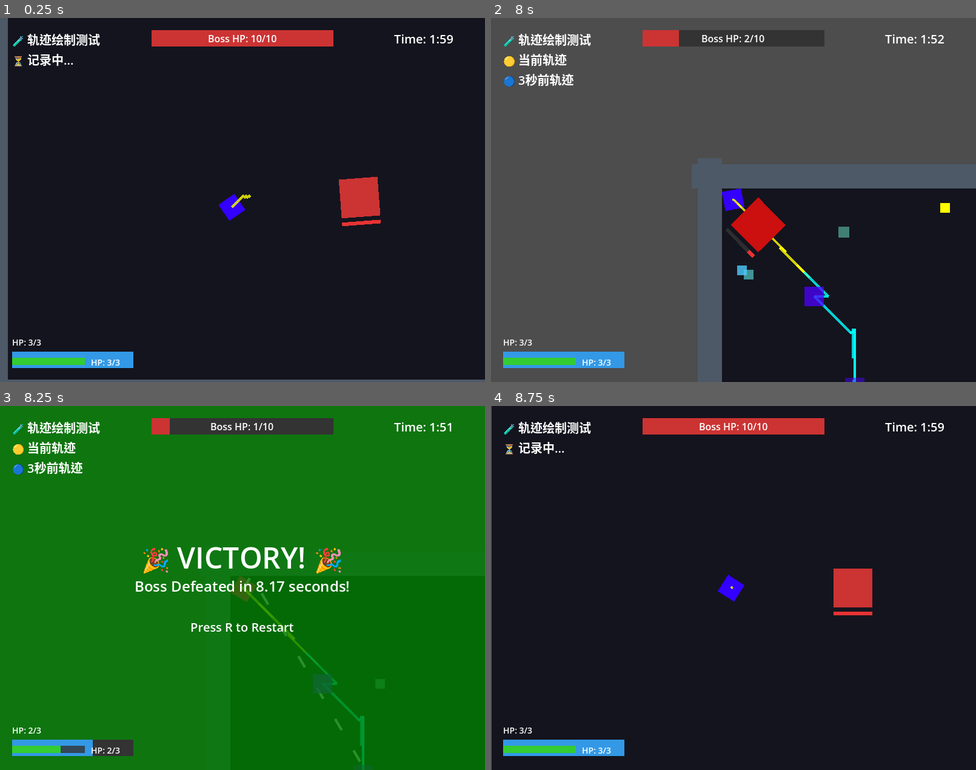
Above: before the commit, frames 1-4 (two rows, left to right).
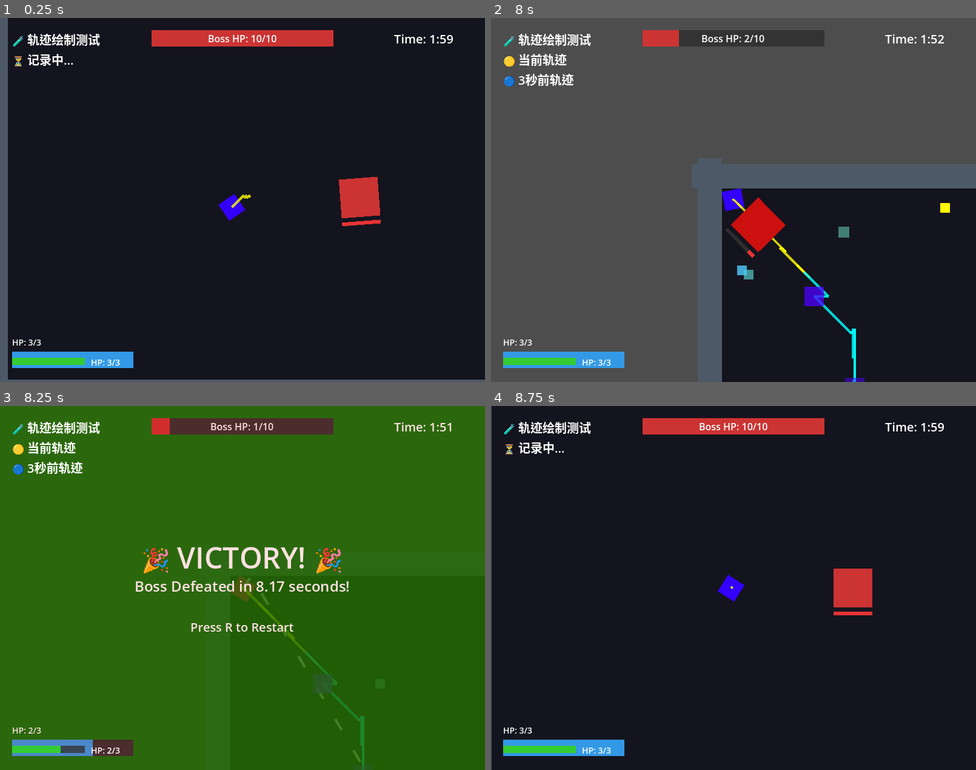
Above: after the commit, the same moments.

Repository: sdotyxz/temporal-echo
Game: Godot game, scene res://scenes/game.tscn
Two runs of this game, one before a commit and one after it. Both use one fixed random seed, a clock stepped at 60 frames per second and the inputs below.
Inputs (mouse positions are in pixels of both pictures, inside the frame that each line leads up to):
- Up to frame 1 (0.25 s): no input
- Up to frame 2 (8 s): move the mouse to (840, 181) at 0.52 s; hold D (move_right) 0.53-1.28 s; right-click (840, 181) at 0.6 s; move the mouse to (636, 218) at 1.27 s; hold S (move_down) 1.28-2.03 s; click (636, 218) at 1.35 s; move the mouse to (782, 119) at 2.02 s; hold D (move_right) 2.03-2.78 s; right-click (782, 119) at 2.1 s; move the mouse to (709, 272) at 2.77 s; hold W (move_up) 2.78-3.53 s; click (709, 272) at 2.85 s; move the mouse to (879, 254) at 3.52 s; hold A (move_left) 3.53-5.03 s; right-click (879, 254) at 3.6 s; move the mouse to (588, 145) at 4.27 s; click (588, 145) at 4.35 s; move the mouse to (757, 200) at 5.02 s; hold S (move_down) 5.03-5.78 s; right-click (757, 200) at 5.1 s; move the mouse to (660, 109) at 5.77 s; hold D (move_right) 5.78-6.53 s; click (660, 109) at 5.85 s; move the mouse to (840, 181) at 6.52 s; hold W (move_up) 6.53-7.28 s; right-click (840, 181) at 6.6 s; move the mouse to (636, 218) at 7.27 s; hold D (move_right) from 7.28 s (still down); click (636, 218) at 7.35 s
- Up to frame 3 (8.25 s): move the mouse to (291, 507) at 8.02 s; release D (move_right) at 8.03 s; hold S (move_down) from 8.03 s (still down); right-click (291, 507) at 8.1 s
- Up to frame 4 (8.75 s): keep holding S (move_down)

Frames 1-2 are identical in both runs. In frame 3, 96% of the frame differs, in the area x 0-100%, y 0-100%; in frame 4, nothing differs.

Commit message:
feat(4.2): 实现屏幕效果
- 双重命中时屏幕震动 (0.2秒, 2px)
- 玩家受伤时红色全屏闪烁
- GameManager添加屏幕效果管理
- 相机偏移震动实现

Diff:
--- a/src/boss.gd
+++ b/src/boss.gd
@@ -128,6 +128,11 @@
 		amount *= 2
 		print("⚡ 双重命中! 伤害加倍: ", amount)
 
+		# 触发屏幕震动效果
+		var game_manager = get_node_or_null("/root/Game/GameManager")
+		if game_manager and game_manager.has_method("trigger_double_hit_effect"):
+			game_manager.trigger_double_hit_effect()
+
 	last_hit_time = current_time
 
 	hp -= amount
--- a/src/game_manager.gd
+++ b/src/game_manager.gd
@@ -14,6 +14,11 @@
 @onready var boss_hp_label: Label
 @onready var player_hp_label: Label
 
+# 屏幕效果
+var shake_timer: float = 0.0
+var shake_intensity: float = 0.0
+var original_camera_pos: Vector2 = Vector2.ZERO
+
 func _ready():
 	print("🎮 游戏管理器启动")
 	_create_ui()
@@ -24,6 +29,45 @@
 		game_timer += delta
 		_update_timer_display()
 		_update_hud()
+		_update_screen_effects(delta)
+
+func _update_screen_effects(delta: float):
+	# 屏幕震动
+	if shake_timer > 0:
+		shake_timer -= delta
+		var shake_offset = Vector2(
+			randf_range(-shake_intensity, shake_intensity),
+			randf_range(-shake_intensity, shake_intensity)
+		)
+		# 获取相机并应用震动
+		var player = get_tree().get_first_node_in_group("player")
+		if player:
+			var camera = player.get_node_or_null("Camera2D")
+			if camera:
+				if shake_timer <= 0:
+					# 震动结束，恢复位置
+					camera.offset = Vector2.ZERO
+				else:
+					camera.offset = shake_offset
+
+func trigger_screen_shake(duration: float = 0.2, intensity: float = 2.0):
+	shake_timer = duration
+	shake_intensity = intensity
+	print("📳 屏幕震动: ", duration, "秒, 强度: ", intensity)
+
+func trigger_double_hit_effect():
+	trigger_screen_shake(0.2, 2.0)
+
+func trigger_player_damage_flash():
+	var hud_layer = get_node_or_null("HUDLayer")
+	if hud_layer:
+		var flash = hud_layer.get_node_or_null("DamageFlash")
+		if flash:
+			print("🔴 玩家受伤屏幕闪烁")
+			# 闪烁效果：半透明红色 -> 透明
+			flash.color = Color(1, 0, 0, 0.3)
+			var tween = create_tween()
+			tween.tween_property(flash, "color", Color(1, 0, 0, 0), 0.3)
 
 func _create_ui():
 	# 创建 UI CanvasLayer
@@ -121,6 +165,15 @@
 	var hud_canvas = CanvasLayer.new()
 	hud_canvas.name = "HUDLayer"
 	add_child(hud_canvas)
+
+	# 屏幕受伤闪烁效果（全屏红色覆盖）
+	var damage_flash = ColorRect.new()
+	damage_flash.name = "DamageFlash"
+	damage_flash.color = Color(1, 0, 0, 0)
+	damage_flash.size = Vector2(800, 600)
+	damage_flash.position = Vector2(0, 0)
+	damage_flash.z_index = 100  # 确保在最上层
+	hud_canvas.add_child(damage_flash)
 
 	# Boss血条背景
 	var boss_bar_bg = ColorRect.new()
--- a/src/player.gd
+++ b/src/player.gd
@@ -232,6 +232,11 @@
 	if audio_manager:
 		audio_manager.play_hit_player()
 
+	# 触发屏幕受伤闪烁效果
+	var game_manager = get_node_or_null("/root/Game/GameManager")
+	if game_manager and game_manager.has_method("trigger_player_damage_flash"):
+		game_manager.trigger_player_damage_flash()
+
 	# 更新血条
 	_update_health_bar()
 
Not shown, changed: openspec/changes/core-gameplay/tasks.md
